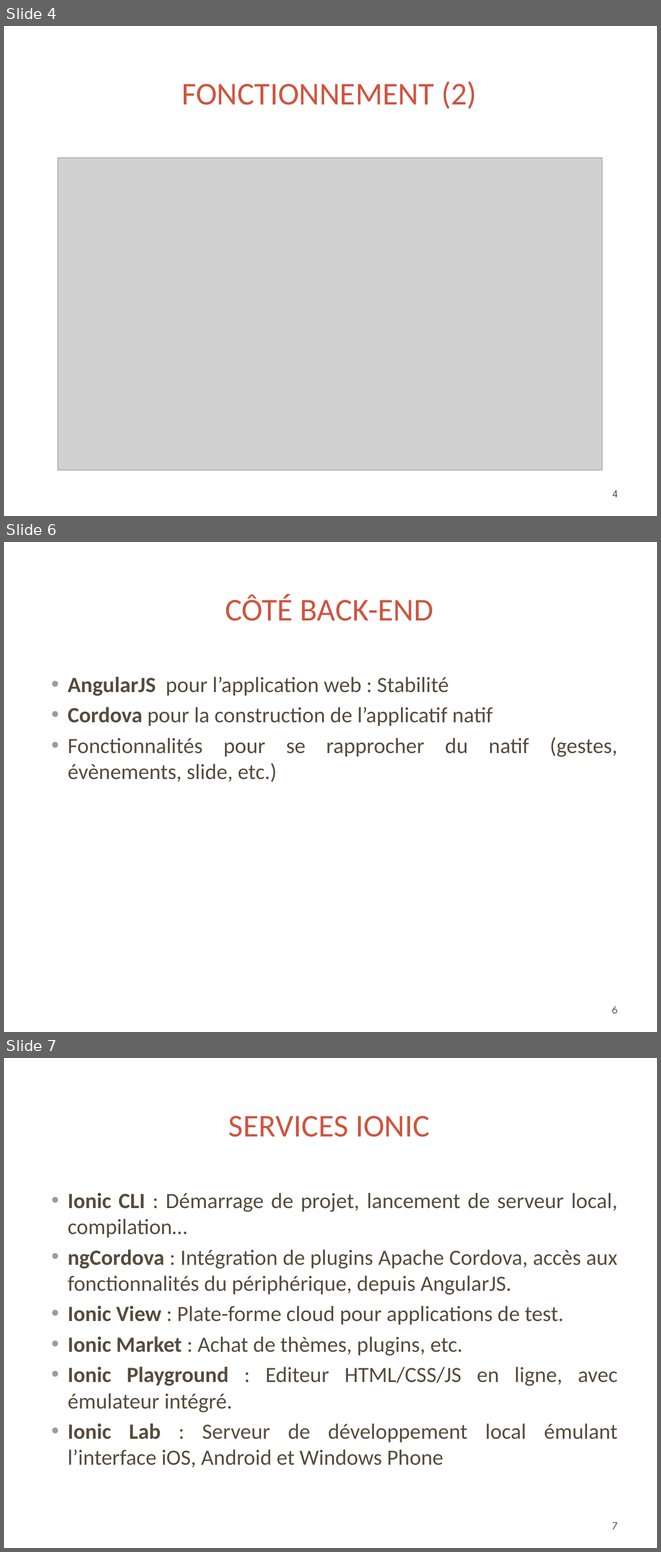
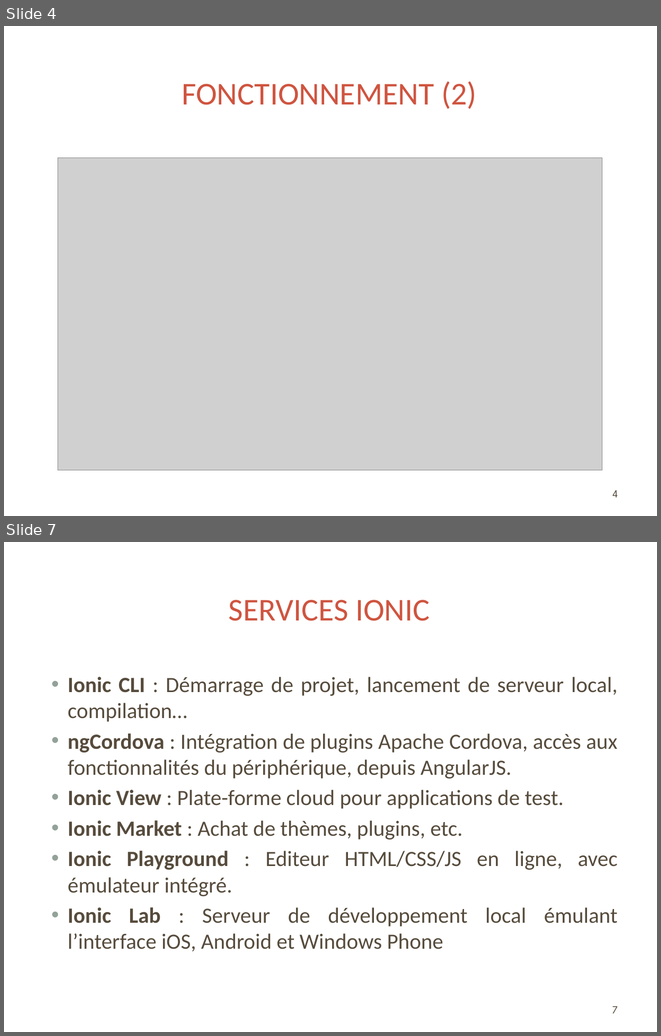
Before and after one commit to rikoste/ionicApp, a slide deck: presentation.pptx. Shown one above the other, each under a label of ours: slides 4, 6 and 7 before the commit, slides 4 and 7 after it; the slides between them are not shown. The pictures are 661x1552 and 661x1036 pixels, drawn with LibreOffice and Linux fonts; fonts in the diff are those of the drawing; grey boxes stand for pictures; background and template pictures are left out. Boxes give left, top, right and bottom in pixels: in the first picture for what was removed or moved away, otherwise in the second. Text is boxed around its words. In the diff, an @@ line names an element or a change of style, - is before the commit and + after.

Commit message:
Modif Partie Back & front end

```diff
--- a/presentation.pptx
+++ b/presentation.pptx
@@ slide 6 removed at [4,542,657,1032], background picture (left out); not listed: 3 template elements that a slide beside it also shows @@
@@ title removed at [225,594,433,621] @@
-CÔTÉ BACK-END
@@ text removed at [68,677,618,782] @@
-• AngularJS pour l’application web : Stabilité
-• Cordova pour la construction de l’applicatif natif
-• Fonctionnalités pour se rapprocher du natif (gestes, évènements, slide, etc.)
@@ page number removed at [612,1006,618,1013] @@
-6
```
Also in this commit, not shown: 1 slide changed, 1 slide added.
